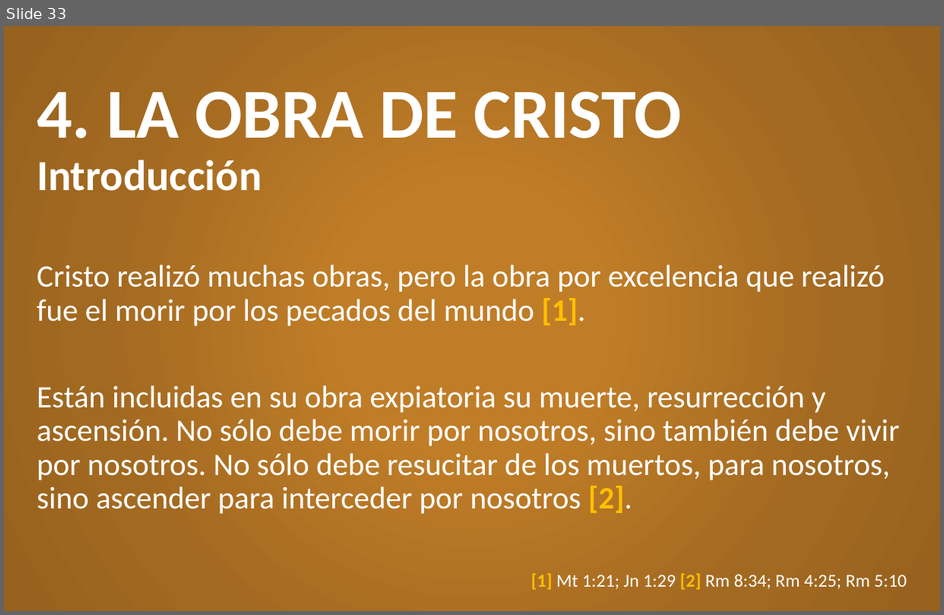
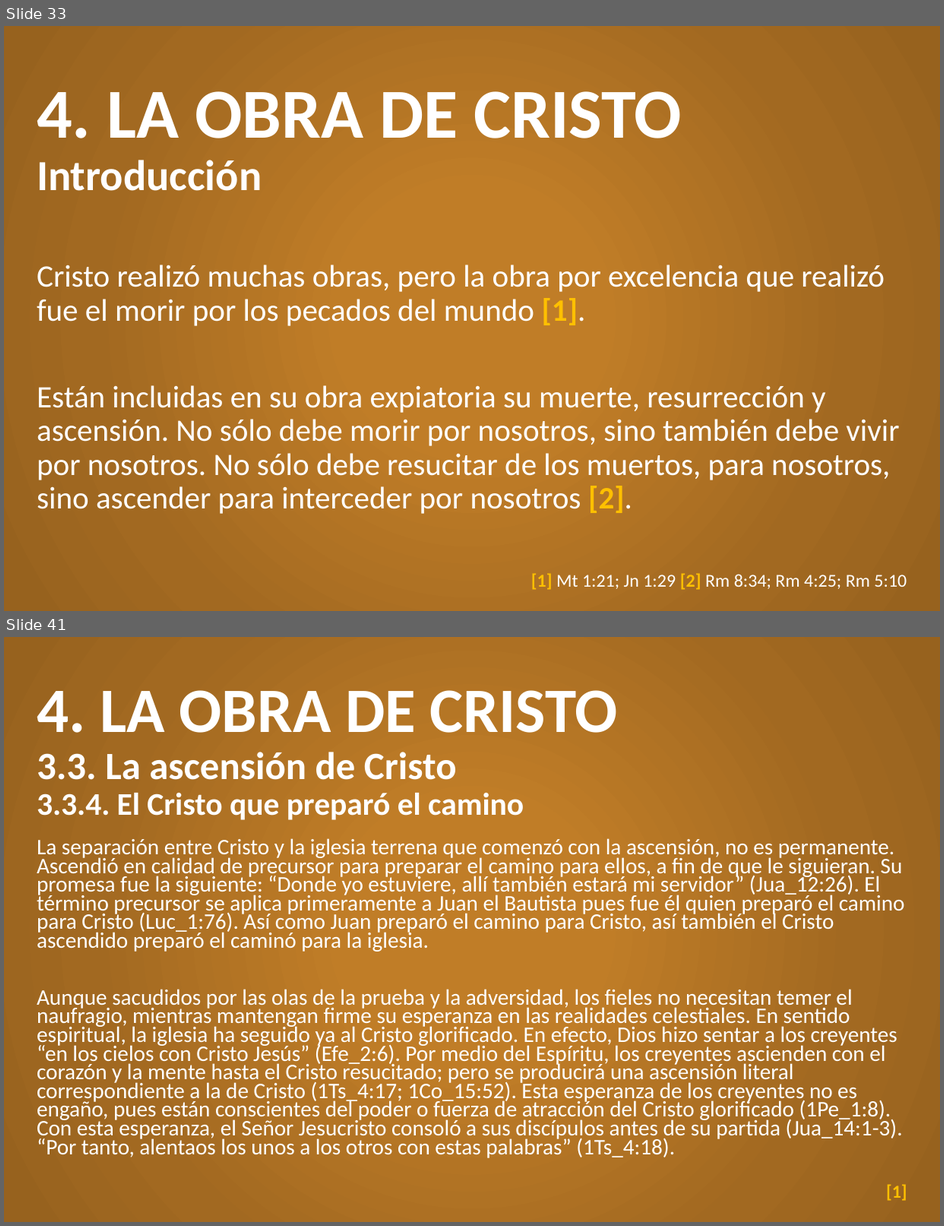
Before and after one commit to CreyTuning/documents, a slide deck: slideshow/Teologia Sistematica y Biblica - Myer Pearlman/Clases/8. Jesucristo.pptx. Shown one above the other, each under a label of ours: slide 33 before the commit, slides 33 and 41 after it; the slides between them are not shown. The pictures are 944x615 and 944x1226 pixels, drawn with LibreOffice and Linux fonts; fonts in the diff are those of the drawing. Boxes give left, top, right and bottom in pixels: in the first picture for what was removed or moved away, otherwise in the second. Text is boxed around its words. In the diff, an @@ line names an element or a change of style, - is before the commit and + after.

Commit message:
Iglesia

```diff
--- a/slideshow/Teologia Sistematica y Biblica - Myer Pearlman/Clases/8. Jesucristo.pptx
+++ b/slideshow/Teologia Sistematica y Biblica - Myer Pearlman/Clases/8. Jesucristo.pptx
@@ slide 41 added at (4, 637, 940, 1222), background gradient #C07D27 to #A26921 to #97621E @@
@@ title added at (37, 690, 618, 820), 24.3 pt, text #FFFFFF, bold @@
+4. LA OBRA DE CRISTO
+3.3. La ascensión de Cristo
+3.3.4. El Cristo que preparó el camino
@@ text added at (37, 838, 905, 1158), 17.1 pt, text #FFFFFF @@
+La separación entre Cristo y la iglesia terrena que comenzó con la ascensión, no es permanente. Ascendió en calidad de precursor para preparar el camino para ellos, a fin de que le siguieran. Su promesa fue la siguiente: “Donde yo estuviere, allí también estará mi servidor” (Jua_12:26). El término precursor se aplica primeramente a Juan el Bautista pues fue él quien preparó el camino para Cristo (Luc_1:76). Así como Juan preparó el camino para Cristo, así también el Cristo ascendido preparó el caminó para la iglesia.
+Aunque sacudidos por las olas de la prueba y la adversidad, los fieles no necesitan temer el naufragio, mientras mantengan firme su esperanza en las realidades celestiales. En sentido espiritual, la iglesia ha seguido ya al Cristo glorificado. En efecto, Dios hizo sentar a los creyentes “en los cielos con Cristo Jesús” (Efe_2:6). Por medio del Espíritu, los creyentes ascienden con el corazón y la mente hasta el Cristo resucitado; pero se producirá una ascensión literal correspondiente a la de Cristo (1Ts_4:17; 1Co_15:52). Esta esperanza de los creyentes no es engaño, pues están conscientes del poder o fuerza de atracción del Cristo glorificado (1Pe_1:8). Con esta esperanza, el Señor Jesucristo consoló a sus discípulos antes de su partida (Jua_14:1-3). “Por tanto, alentaos los unos a los otros con estas palabras” (1Ts_4:18).
@@ text added at (886, 1184, 908, 1201), 14 pt, text #FFC000, bold @@
+[1]
```
Also in this commit, not shown: 1 slide changed, 7 other slides added, 12 other files.
